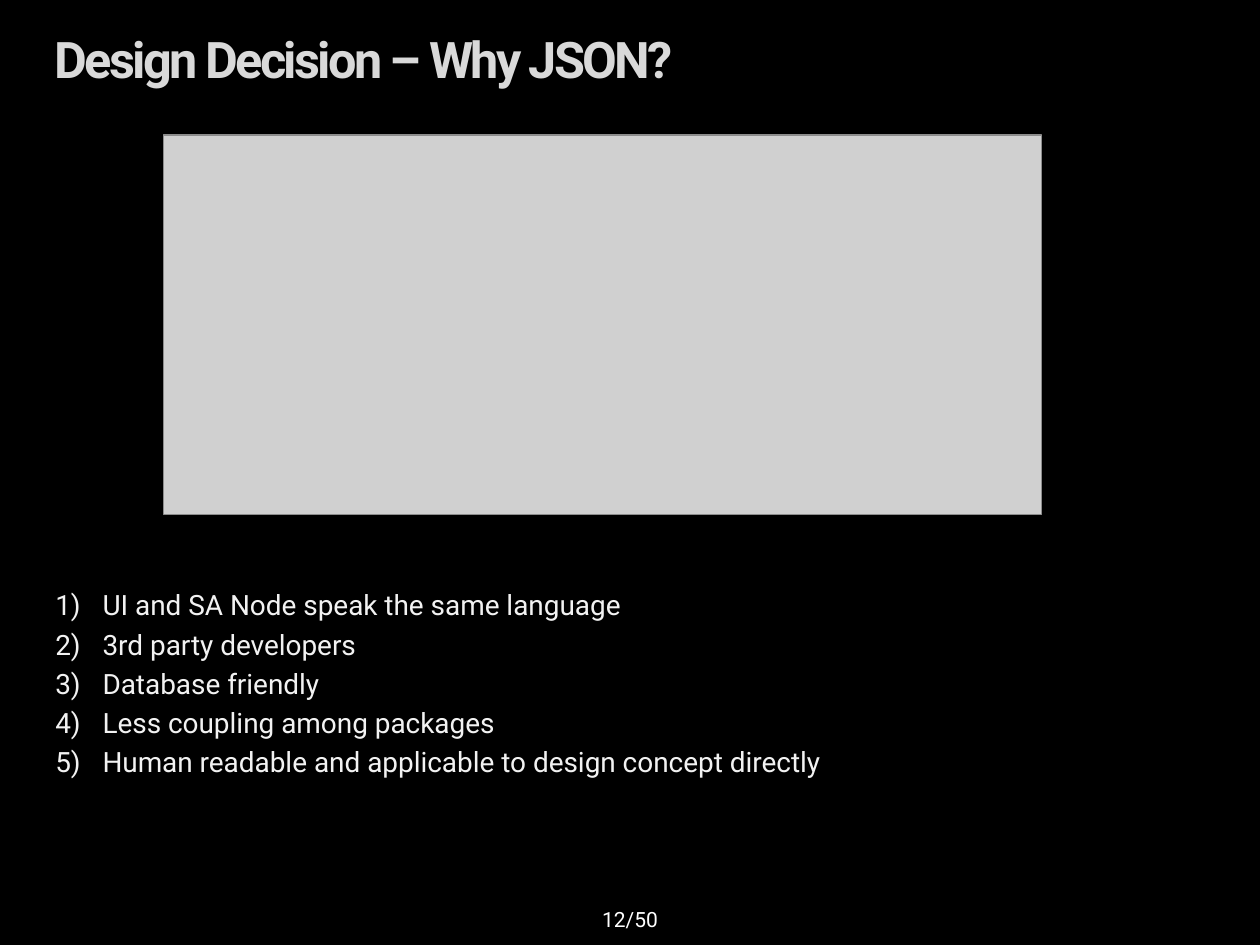
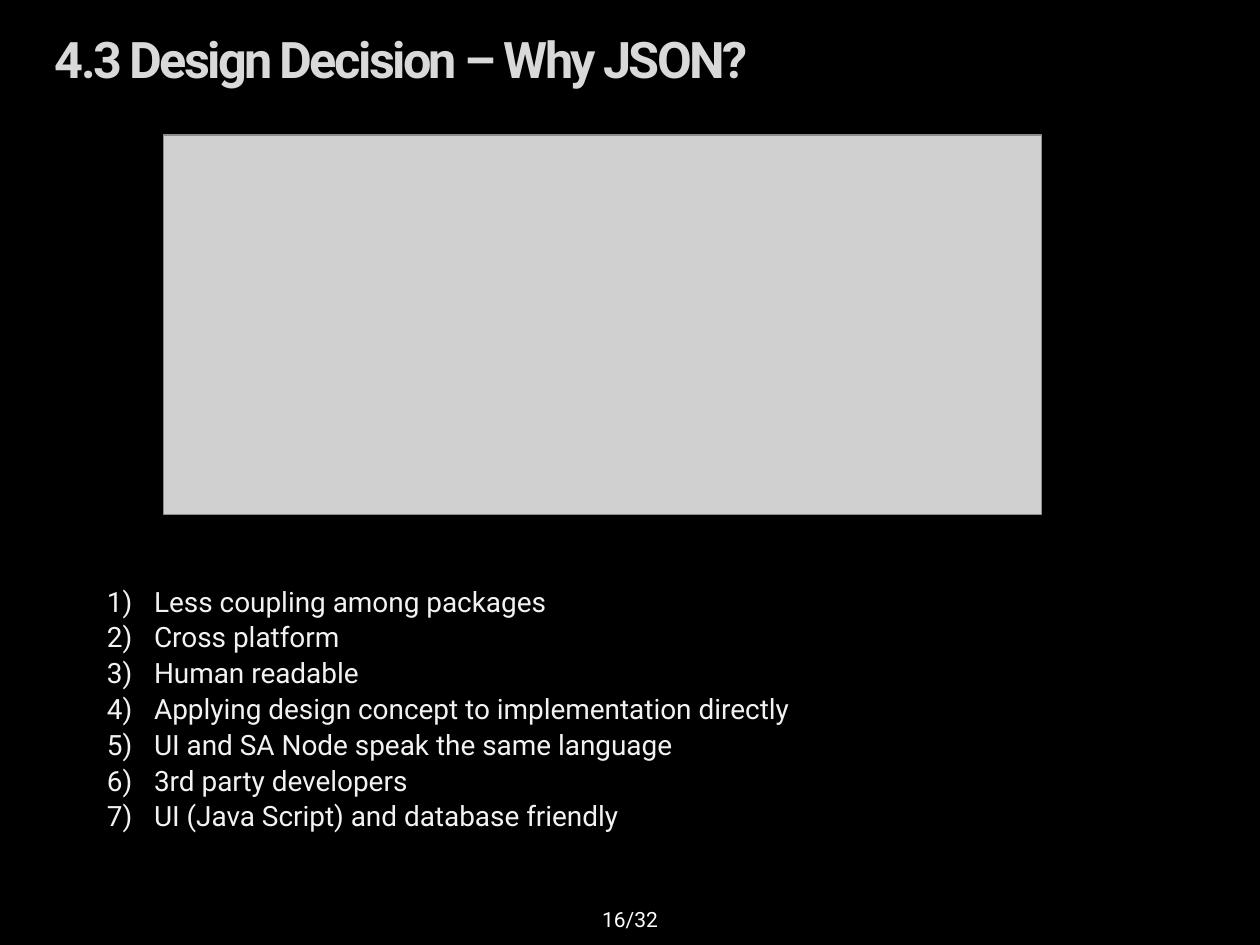
Before and after one commit to youkkwon/smarthome, a slide deck: slide 16 of doc/Docs/IoT System Final Presentation_0624.pptx (slide 12 before the commit). Drawn at 1260x945 pixels with LibreOffice and Linux fonts; fonts in the diff are those of the drawing; grey boxes stand for pictures; background and template pictures are left out. Boxes give left, top, right and bottom in pixels: in the first picture for what was removed or moved away, otherwise in the second. Text is boxed around its words. In the diff, an @@ line names an element or a change of style, - is before the commit and + after.

```diff
--- a/doc/Docs/IoT System Final Presentation_0624.pptx
+++ b/doc/Docs/IoT System Final Presentation_0624.pptx
@@ title at (55, 40, 747, 89): text changed @@
-Design Decision – Why JSON?
+4.3 Design Decision – Why JSON?
@@ text "Less coupling among packages": place and size @@
-text "Less coupling among packages" at (103, 594, 820, 778)
+text "Less coupling among packages" at (154, 591, 789, 832)
@@ text at (154, 591, 789, 725): paragraphs added @@
+1) Less coupling among packages
+2) Cross platform
+3) Human readable
+4) Applying design concept to implementation directly
@@ text at (154, 734, 672, 797): line spacing 1 to 0.9 @@
@@ text at (154, 803, 618, 832): text changed @@
-3) Database friendly
-4) Less coupling among packages
-5) Human readable and applicable to design concept directly
+7) UI (Java Script) and database friendly
@@ page number at (602, 912, 658, 929): text changed @@
-12/50
+16/32
```
Also in this commit, not shown: 17 other slides changed, 9 slides added.
